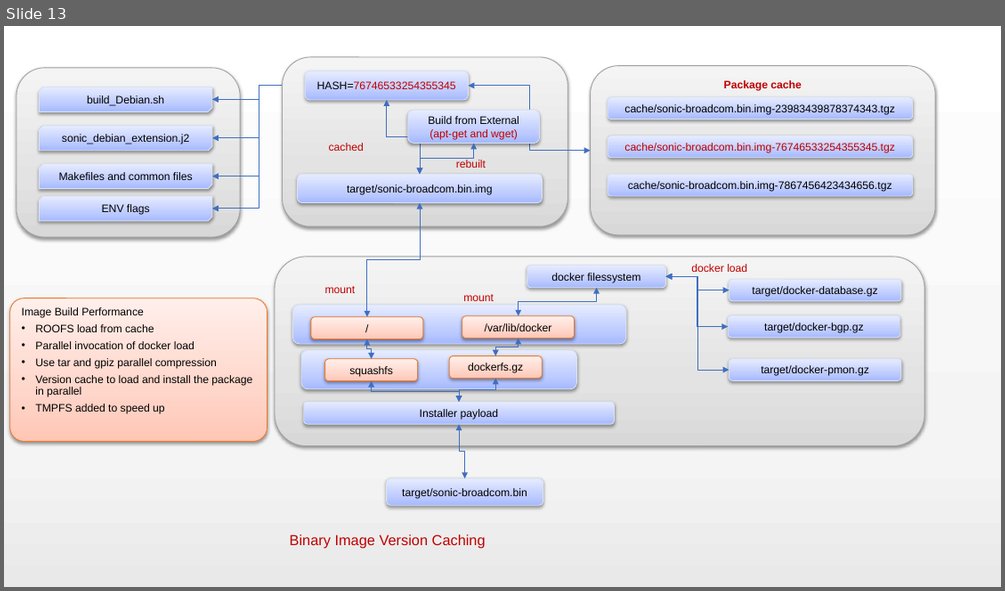
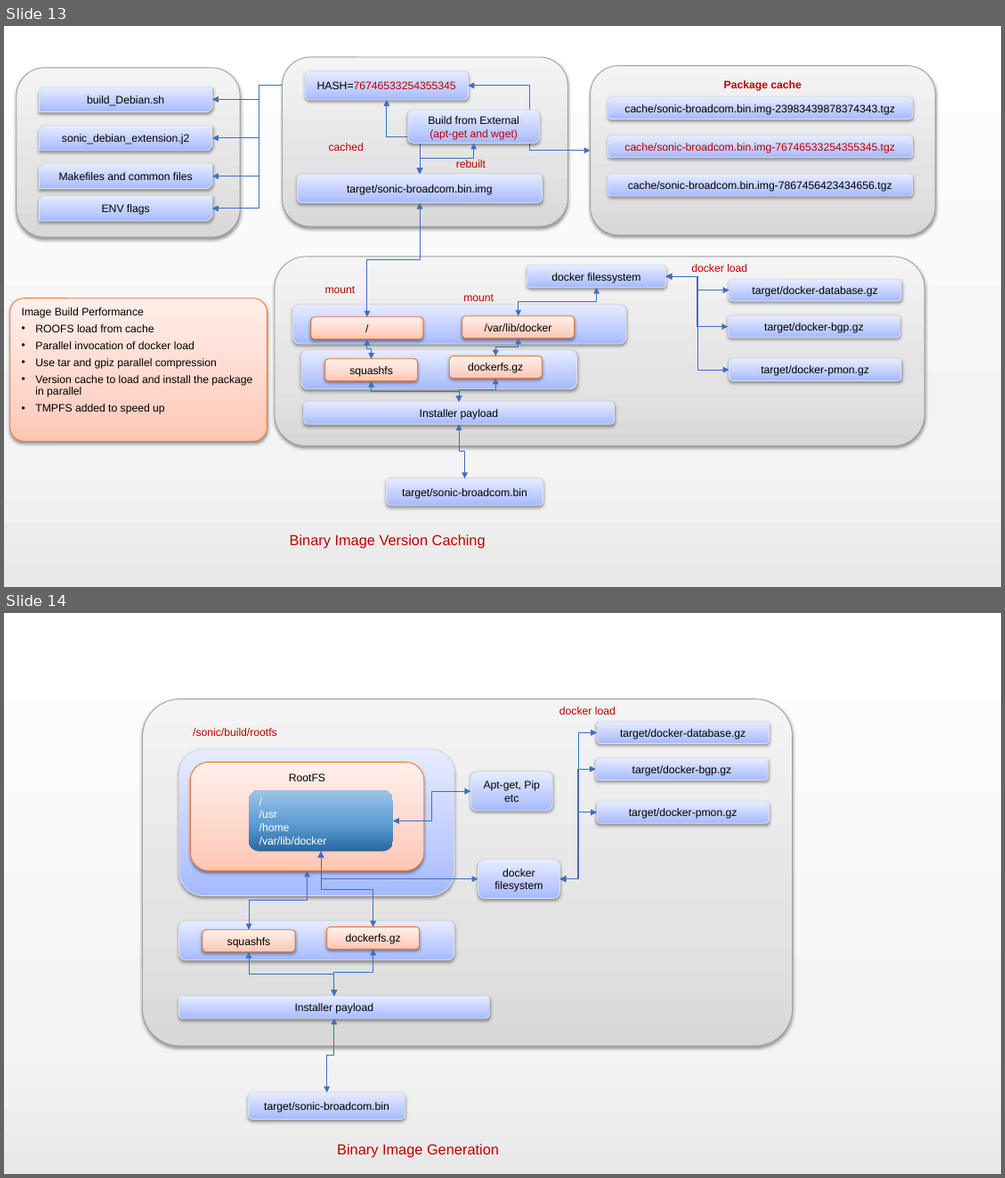
Before and after one commit to Kalimuthu-Velappan/SONIC-DOCS, a slide deck: system/build/images.pptx. Shown one above the other, each under a label of ours: slide 13 before the commit, slides 13 and 14 after it. The pictures are 1005x591 and 1005x1178 pixels, drawn with LibreOffice and Linux fonts; fonts in the diff are those of the drawing. Boxes give left, top, right and bottom in pixels: in the first picture for what was removed or moved away, otherwise in the second. Text is boxed around its words. In the diff, an @@ line names an element or a change of style, - is before the commit and + after.

```diff
--- a/system/build/images.pptx
+++ b/system/build/images.pptx
@@ slide 14 added at box(4, 613, 1001, 1174), background gradient #FFFFFF to #F4F4F4 to #E9E9E9 @@
@@ group added at box(142, 699, 793, 1046): 12 rounded rectangles, 8 elbow double arrows, 2 texts @@
+docker filesystem
+RootFS
+Installer payload
+/
+/usr
+/home
+/var/lib/docker
+squashfs
+dockerfs.gz
+target/docker-database.gz
+target/docker-bgp.gz
+target/docker-pmon.gz
+/sonic/build/rootfs
+docker load
@@ rounded rectangle added at box(470, 771, 552, 811), fill gradient #A6BBFF to #C0CEFF to #E7ECFF, outline #DAE3F3 0.75 pt, 10.5 pt, text #000000 @@
+Apt-get, Pip etc
@@ elbow double arrow added from (470, 791) to (393, 821), #3F6FC3 0.75 pt @@
@@ elbow double arrow added from (334, 1018) to (327, 1093), #3F6FC3 0.75 pt @@
@@ rounded rectangle added at box(249, 1093, 405, 1119), fill gradient #A6BBFF to #C0CEFF to #E7ECFF, outline #DAE3F3 0.75 pt, 10.5 pt, text #000000 @@
+target/sonic-broadcom.bin
@@ text added at box(337, 1143, 499, 1158), 14 pt, text #C00000 @@
+Binary Image Generation
```
Also in this commit, not shown: 5 slides changed, 1 other slide added, 17 other files.
